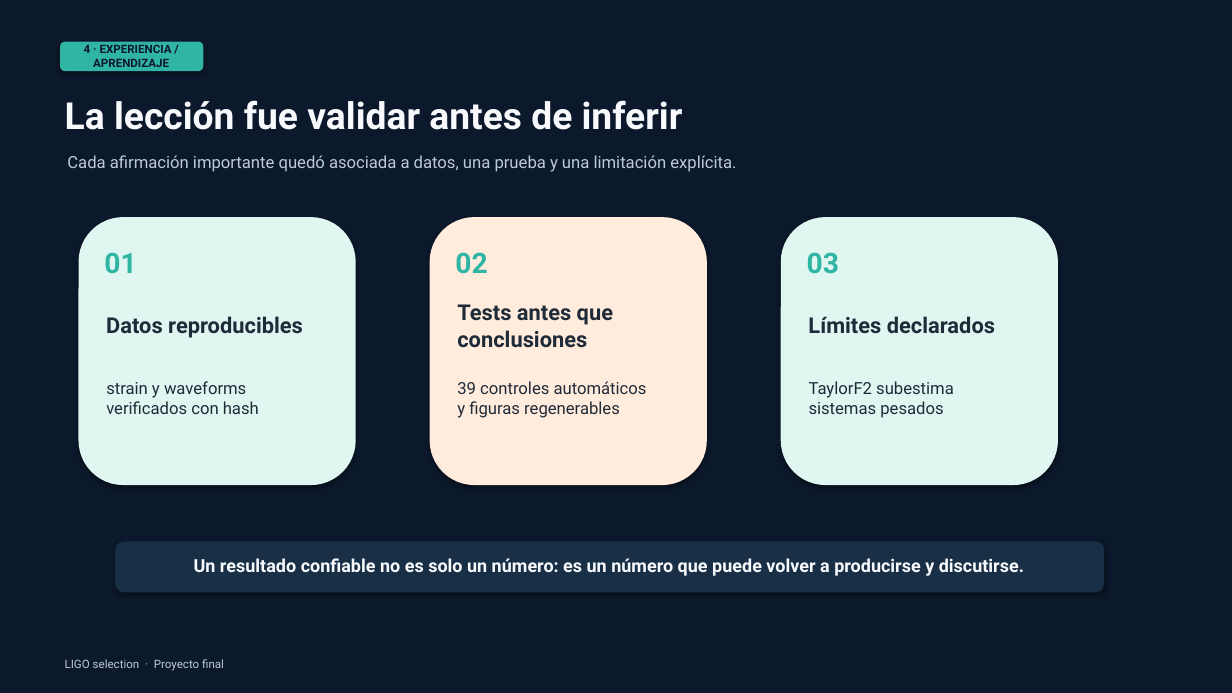
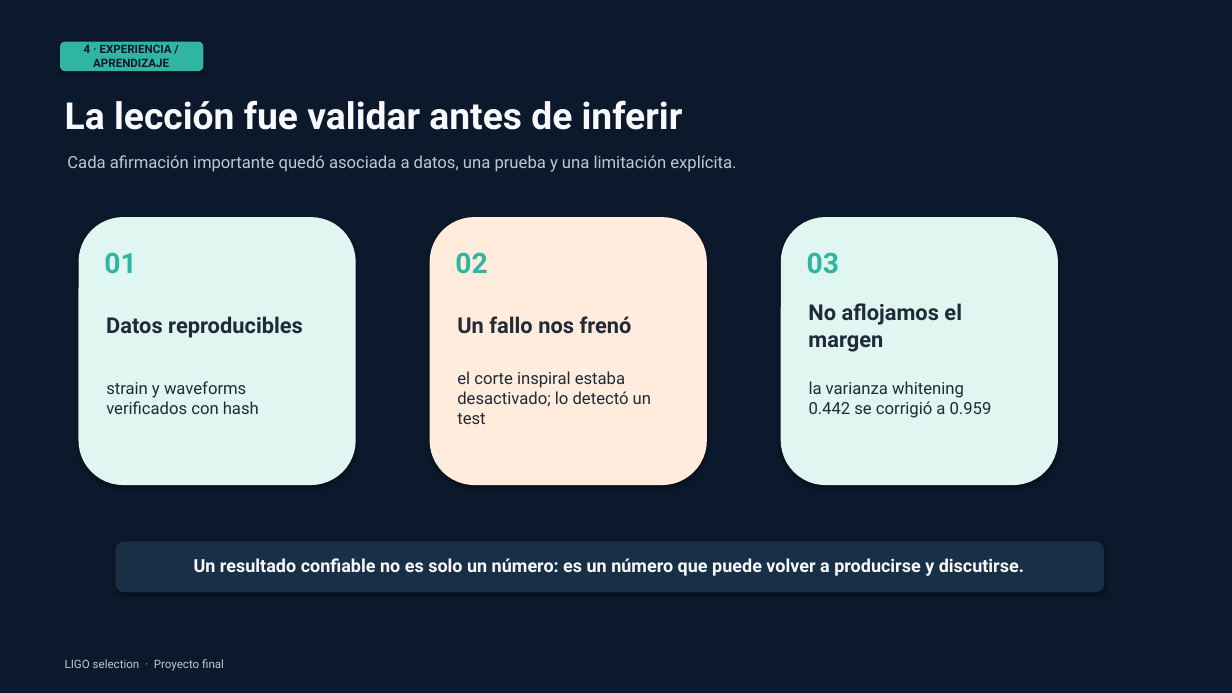
Before and after one commit to tomicarpintieri/ligo-selection, a slide deck: slide 5 of presentacion_final_ligo_5min.pptx. Drawn at 1232x693 pixels with LibreOffice and Linux fonts; fonts in the diff are those of the drawing. Boxes give left, top, right and bottom in pixels: in the first picture for what was removed or moved away, otherwise in the second. Text is boxed around its words. In the diff, an @@ line names an element or a change of style, - is before the commit and + after.

```diff
--- a/presentacion_final_ligo_5min.pptx
+++ b/presentacion_final_ligo_5min.pptx
@@ text at [457, 316, 632, 334]: text changed @@
-Tests antes que conclusiones
+Un fallo nos frenó
@@ text at [808, 303, 962, 352]: text changed @@
-Límites declarados
+No aflojamos el margen
@@ text at [457, 371, 651, 424]: text changed @@
-39 controles automáticos
-y figuras regenerables
+el corte inspiral estaba
+desactivado; lo detectó un test
@@ text at [809, 381, 992, 418]: text changed @@
-TaylorF2 subestima
-sistemas pesados
+la varianza whitening
+0.442 se corrigió a 0.959
```
Also in this commit, not shown: 2 other slides changed, 25 other files.
